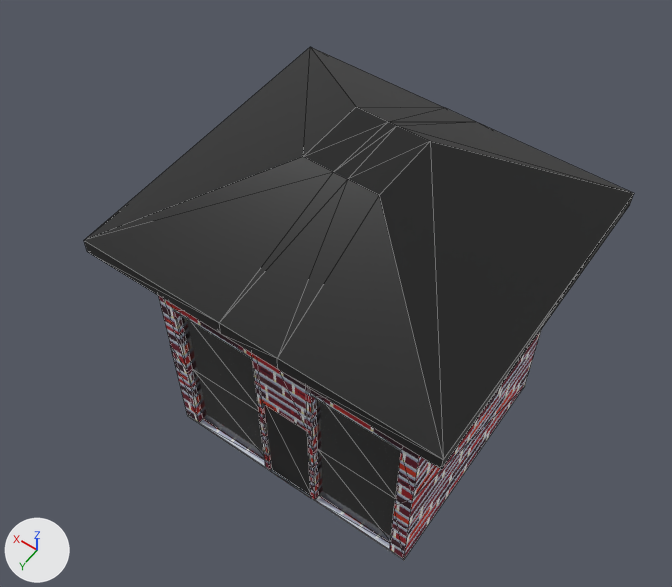
The glTF model models/building.glb as it was, and as the next commit left it.
One viewpoint serves both versions: a 50 mm camera at (-9.45, 14.6, 28.42) aimed at (0.42, 0.77, 6.7). Arrows for +X, +Y and +Z are at lower left; the lights stay in place. Mesh edges are drawn as thin lines. Where no turn or scale is listed for an object, it has been applied to the vertices. Vertices at the same position are counted once.
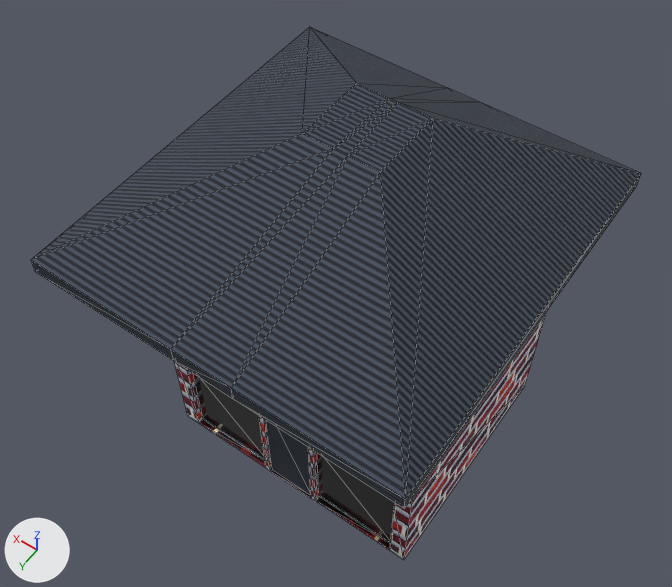
Pixel boxes [x1, y1, x2, y2] of what changed, in the pictures (672 x 587 px; the box of a moved part takes in the faces that stretch with it):
'Cube', recoloured, reshaped, surface changed (11% wider)
    before: [84, 47, 634, 560]
    after: [31, 27, 641, 560]
part 1 of me_cube, moved or reshaped
    before: [252, 353, 315, 500]
    after: [259, 416, 315, 500]
part 2 of me_cube, moved or reshaped
    before: [159, 47, 633, 498]
    after: [185, 27, 639, 498]
part 3 of me_cube, moved or reshaped
    before: [84, 47, 634, 469]
    after: [31, 27, 641, 509]
part 4 of me_cube, surface changed
    before: [171, 311, 541, 560]
    after: [174, 314, 546, 560]

The change, as a list of edits to the scene's bpy script:
```text
Add img_roof_normal:
    img_roof_normal = load_image('roof_normal', '_unpacked/roof_normal', 32, 32, 'Non-Color')
Add img_roof:
    img_roof = load_image('roof', '_unpacked/roof', 32, 32, 'sRGB')
Add mat_roof:
    mat_roof = bpy.data.materials.new('roof')
    # uses the picture img_roof
    # uses the picture img_roof_normal
Change me_cube:
    used by ob_cube; location = (0.0, 0.0, 0.0)
    remove me_cube.from_pydata(...)  # 76 vertices, 148 faces; spans x -5.62..5.62, y -5.08..5.1, z 0.03..12.13
    add me_cube.from_pydata(...)  # 76 vertices, 148 faces; spans x -5.62..5.62, y -5.08..6.74, z 0.03..12.91
    me_cube part 1: all 2 vertices in x -0.85..0.85, y 3.99, z 4.42 are moved by (0.0, 0.0, -0.66)
    me_cube part 2: all 24 vertices in x -5.62..5.62, y -5.08..3.99, z 9.03..12.13 are moved by (0.0, 0.0, 0.77)
    me_cube part 3: all 8 vertices in x -5.62..5.62, y 5.1, z 9.17..9.64 are moved by (0.0, 1.64, 0.77)
    me_cube part 4: texture (UV) coordinates of 148 of 148 faces, centred in x -5.62..5.62, y -5.08..5.1, z 0.03..12.13, changed; they spanned u 0.0..1.0, v 0.0..1.08 and now span u -0.02..0.94, v -0.02..0.89
    remove me_cube.materials.append(mat_top)  # black #252525
    add me_cube.materials.append(mat_roof)
```
